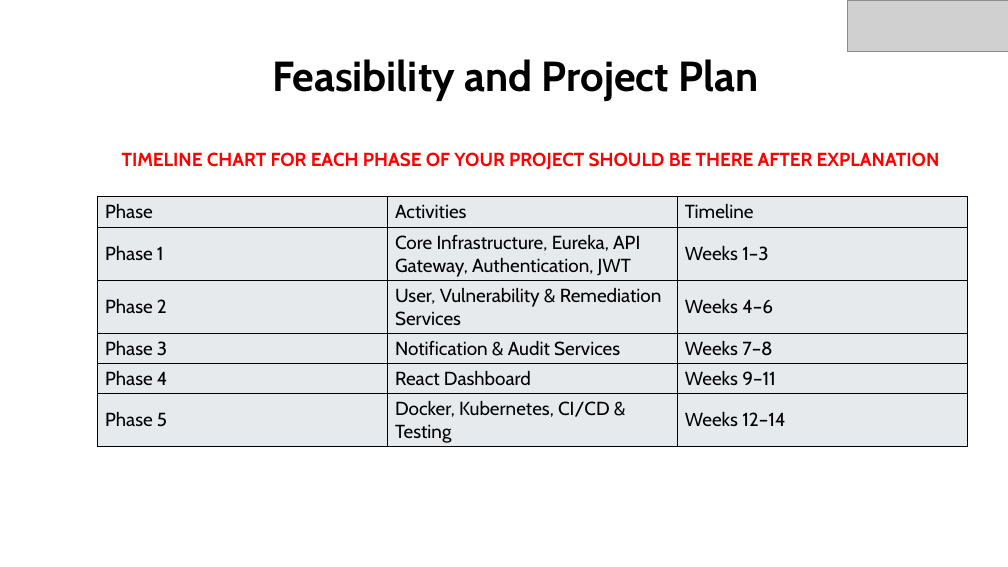
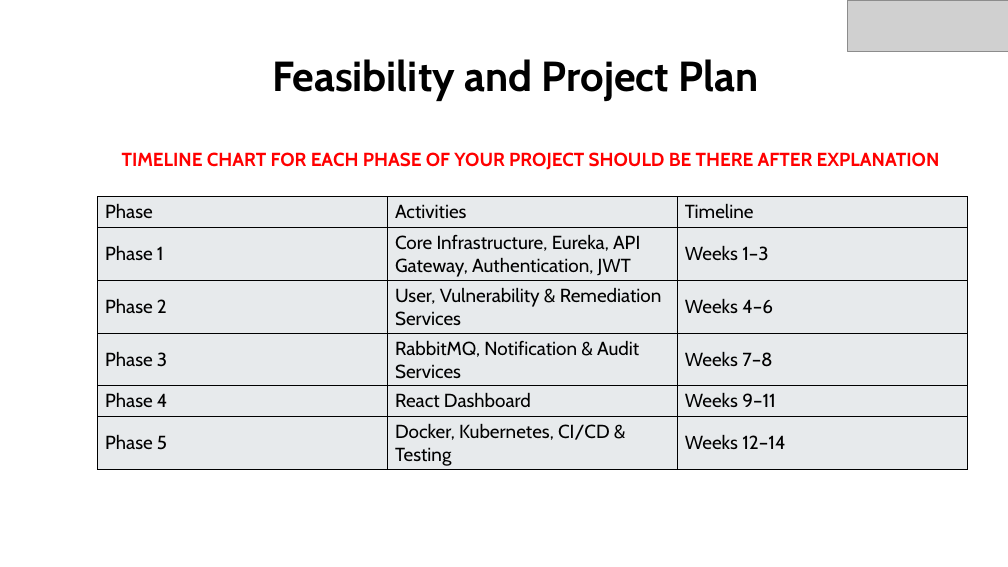
Before and after one commit to pranith2006-boop/KLH-CSE-2026-2027-B2-VTRS, a slide deck: slide 8 of docs/SOA PROJECT PPT.pptx. Drawn at 1008x567 pixels with LibreOffice and Linux fonts; fonts in the diff are those of the drawing; grey boxes stand for pictures. Boxes give left, top, right and bottom in pixels: in the first picture for what was removed or moved away, otherwise in the second. Text is boxed around its words. In the diff, an @@ line names an element or a change of style, - is before the commit and + after.

Commit message:
PPT edited

```diff
--- a/docs/SOA PROJECT PPT.pptx
+++ b/docs/SOA PROJECT PPT.pptx
@@ table at [98,197,966,470] @@
-row 4, column 2: Notification & Audit Services
+row 4, column 2: RabbitMQ, Notification & Audit Services
```
